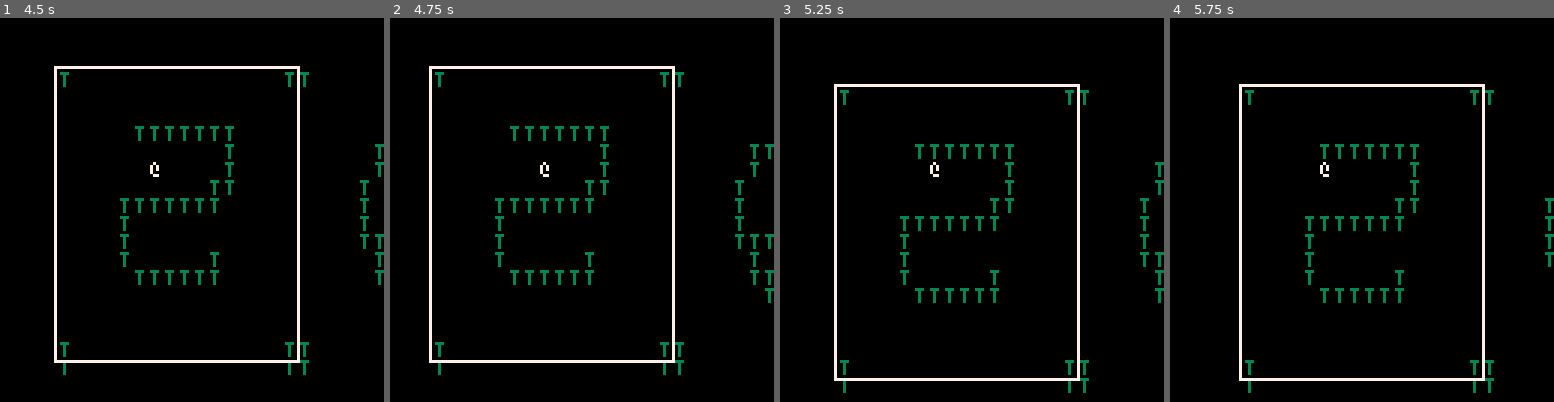
Above: before the commit, frames 1-4 (left to right).
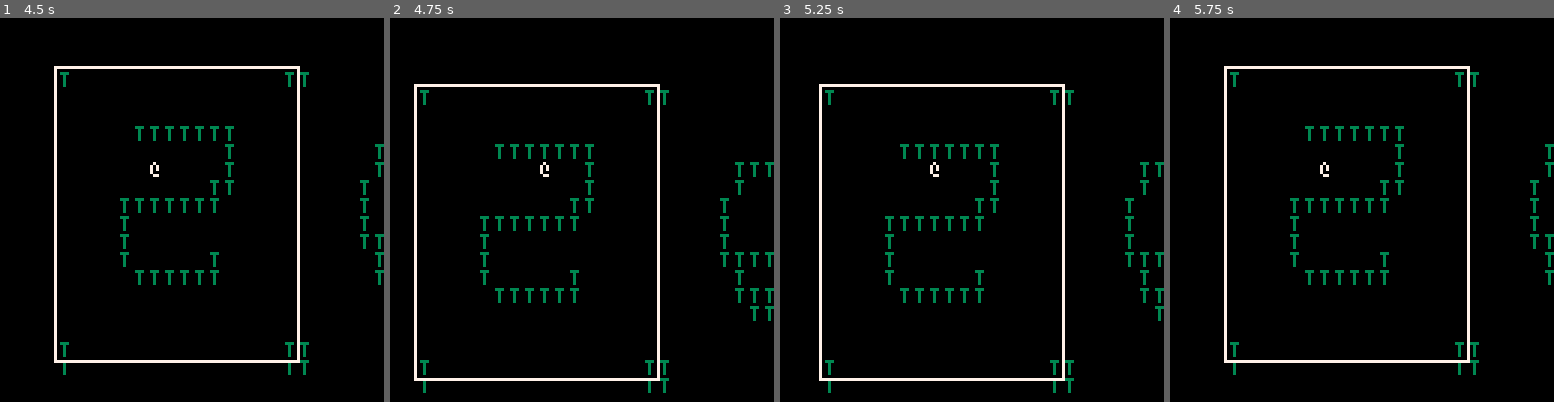
Above: after the commit, the same moments.

Repository: arnodick/castle
Game: PICO-8 cartridge castle.p8
Same seed, same stepped clock (60 frames per second), same inputs: the game is played once before the commit and once after it.
Inputs:
- Up to frame 1 (4.5 s): tap X (X key) at 0.33, 1.07, 1.85, 2.97, 4.08 s; tap O (Z key) at 0.7, 1.7, 2.1, 2.5, 2.9, 3.3, 3.7, 4.1 s; hold Right 1.6-2.1 s; hold Up 2.15-2.42 s; hold Right 2.47-3.03 s; hold Left 3.08-3.58 s; hold Down 3.63-3.97 s; hold Right from 4.02 s (still down)
- Up to frame 2 (4.75 s): tap O (Z key) at 4.5 s; release Right at 4.68 s; hold Up from 4.73 s (still down)
- Up to frame 3 (5.25 s): tap O (Z key) at 4.9 s; release Up at 5.03 s; hold Left from 5.08 s (still down); tap X (X key) at 5.2 s
- Up to frame 4 (5.75 s): tap O (Z key) at 5.3, 5.7 s; release Left at 5.68 s; hold Down from 5.73 s (still down)

Frame 1 is identical in both runs. In frame 2, 7.9% of the frame differs, in the area x 6-100%, y 12-98%; in frame 3, 4.4%; in frame 4, 7.5%.

Commit message:
botched attempt at graphic effect

Diff:
--- a/castle.p8
+++ b/castle.p8
@@ -23,14 +23,19 @@
 	a.x=x
 	a.y=y
 	a.c=c
+	a.shake=0
 	add(actors,a)
 	return a
 end
 
 function drawactor(a)
-	print(a.ch,(a.x)*cellw,(a.y)*cellh,a.c)
+	print(a.ch,a.x*cellw+a.shake,a.y*cellh,a.c)
 --	print(a.x,a.x*cellw+cellw,a.y*cellh,a.c)
 --	print(a.y,a.x*cellw,a.y*cellh+cellh,a.c)
+end
+
+function shake(a)
+	a.shake=sin(timer)
 end
 
 function doactor(a)
@@ -65,6 +70,7 @@
 end
 
 function _init()
+	timer=0
 	cellw=5 cellh=6
 	sector_s=16
 	sector_a=4
@@ -108,7 +114,9 @@
 	if btnp()>0 then
 		foreach(actors,doactor)
 	end
+	foreach(actors,shake)
 	camera(p.x*cellw-10*cellw,p.y*cellh-8*cellh)
+	timer+=1
 end
 __gfx__
 00000000000000000000000000000000000000000000000000000000000000000000000000000000000000000000000000000000000000000000000000000000
@@ -217,19 +225,19 @@
 00000000000000000000000000000000000000000000000000000000000000000000000000000000000000000000000000000000000000000000000000000000
 00000000000000000000000000000000000000000000000000000000000000000000000000000000000000000000000000000000000000000000000000000000
 00000000000000000000000000000000000000000000000000000000000000000000000000000000000000000000000000000000000000000000000000000000
-00000000000000000000000000000000000000000000000000000000000000000000000000000000000000000000000000000000000000000000000000000000
-00000000000000000000000000000000000000000000000000000000000000000000000000000000000000000000000000000000000000000000000000000000
-00000000000000000000000000000000000000000000000000000000000000000000000000000000000000000000000000000000000000000000000000000000
-00000000000000000000000000000000000000000000000000000000000000000000000000000000000000000000000000000000000000000000000000000000
-00000000000000000000000000000000000000000000000000000000000000000000000000000000000000000000000000000000000000000000000000000000
-00000000000000000000000000000000000000000000000000000000000000000000000000000000000000000000000000000000000000000000000000000000
-00000000000000000000000000000000000000000000000000000000000000000000000000000000000000000000000000000000000000000000000000000000
-00000000000000000000000000000000000000000000000000000000000000000000000000000000000000000000000000000000000000000000000000000000
-00000000000000000000000000000000000000000000000000000000000000000000000000000000000000000000000000000000000000000000000000000000
-00000000000000000000000000000000000000000000000000000000000000000000000000000000000000000000000000000000000000000000000000000000
-00000000000000000000000000000000000000000000000000000000000000000000000000000000000000000000000000000000000000000000000000000000
-00000000000000000000000000000000000000000000000000000000000000000000000000000000000000000000000000000000000000000000000000000000
-00000000000000000000000000000000000000000000000000000000000000000000000000000000000000000000000000000000000000000000000000000000
+00000000000020200020000000000000000000000000000000000000000000000000000000000000000000000000000000000000000000000000000000000000
+00000000000000000000000000000000000000000000000000000000000000000000000000000000000000000000000000000000000000000000000000000000
+00000000002000000000000020002000002000000000000000000000000000000000000000000000000000000000000000000000000000000000000000000000
+00000000000000000000000000000000000000000000000000000000000000000000000000000000000000000000000000000000000000000000000000000000
+00000000202000002020202000000000000020000000000000000000000000000000000000000000000000000000000000000000000000000000000000000000
+00000000000000000000000000000000000000000000000000000000000000000000000000000000000000000000000000000000000000000000000000000000
+00000000200020000000002000000000000000200000000000000000000000000000000000000000000000000000000000000000000000000000000000000000
+00000000000000000000000000000000000000000000000000000000000000000000000000000000000000000000000000000000000000000000000000000000
+00000020202000000000000000000000000020000000000000000000000000000000000000000000000000000000000000000000000000000000000000000000
+00000000000000000000000000000000000000000000000000000000000000000000000000000000000000000000000000000000000000000000000000000000
+00002020202000000000000000000020002000000000000000000000000000000000000000000000000000000000000000000000000000000000000000000000
+00000000000000000000000000000000000000000000000000000000000000000000000000000000000000000000000000000000000000000000000000000000
+00202000000020200020002000002000000000000000000000000000000000000000000000000000000000000000000000000000000000000000000000000000
 00000000000000000000000000000000000000000000000000000000000000000000000000000000000000000000000000000000000000000000000000000000
 00000000000000000000000000000000000000000000000000000000000000000000000000000000000000000000000000000000000000000000000000000000
 00000000000000000000000000000000000000000000000000000000000000000000000000000000000000000000000000000000000000000000000000000000
